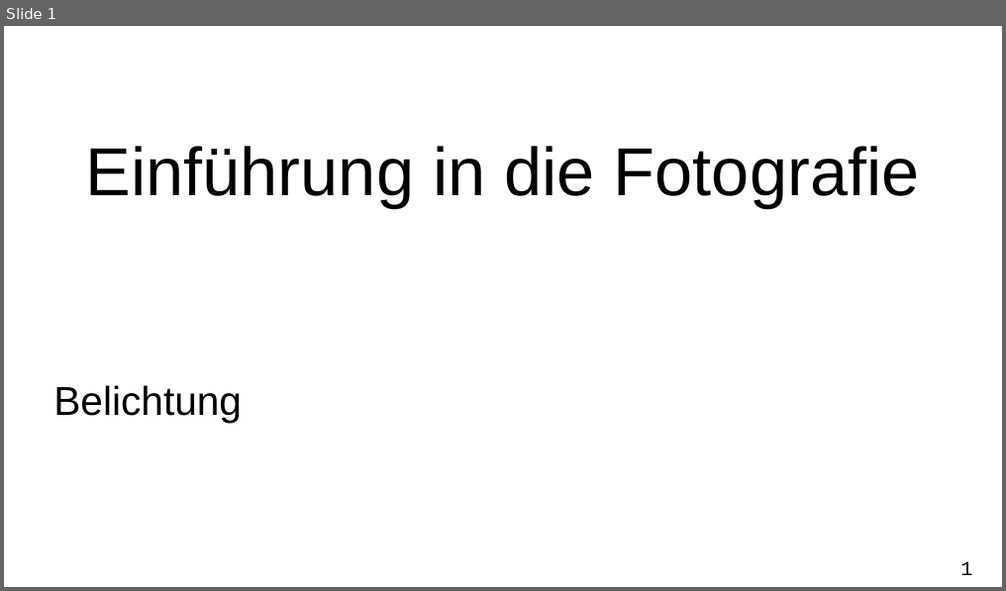
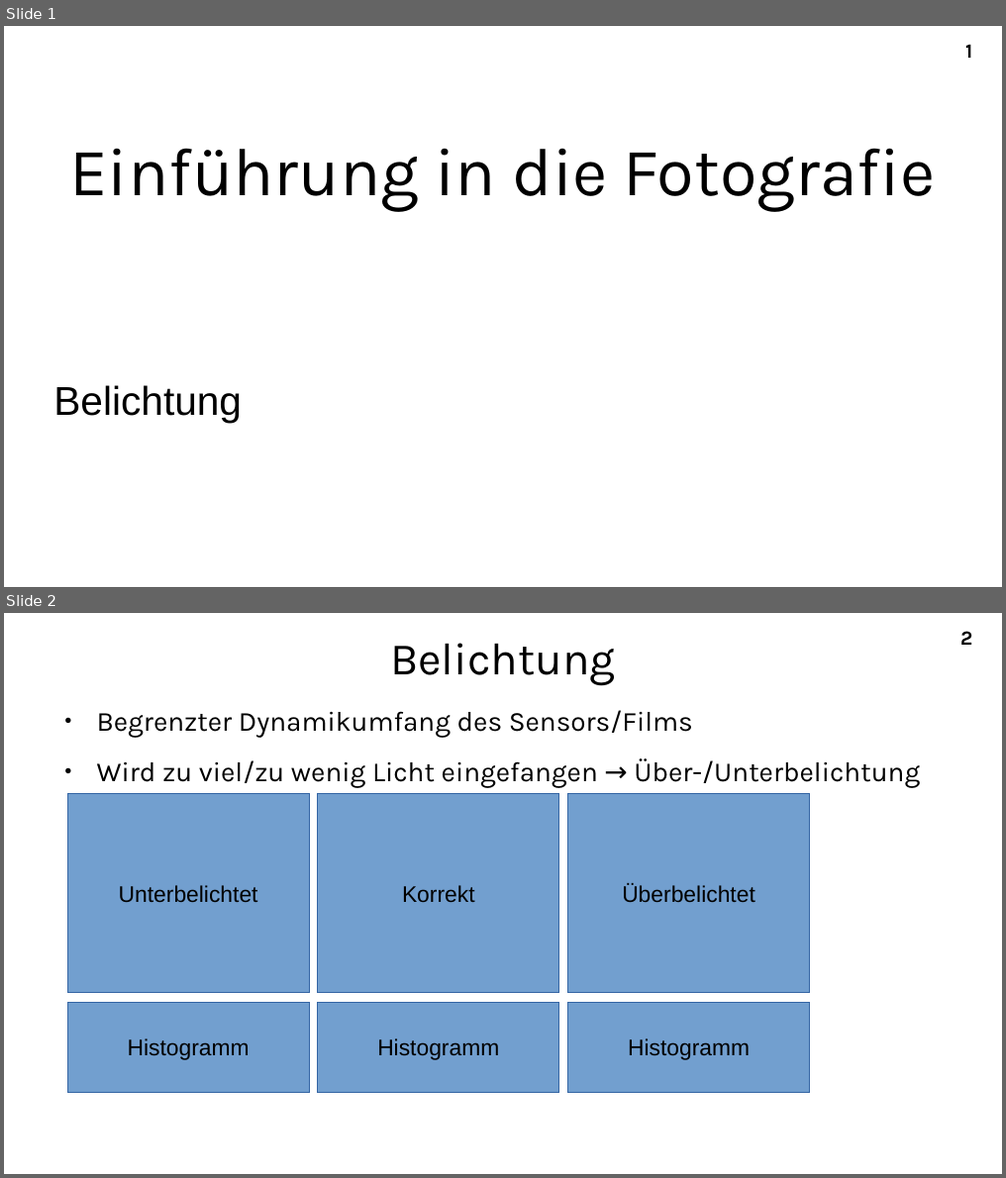
Before and after one commit to A-Schmid/PhotographyCourse, a slide deck: slides_de/exposure.odp. Shown one above the other, each under a label of ours: slide 1 before the commit, slides 1 and 2 after it. The pictures are 1006x591 and 1006x1178 pixels, drawn with LibreOffice and Linux fonts; fonts in the diff are those of the drawing. Boxes give left, top, right and bottom in pixels: in the first picture for what was removed or moved away, otherwise in the second. Text is boxed around its words. In the diff, an @@ line names an element or a change of style, - is before the commit and + after.

```diff
--- a/slides_de/exposure.odp
+++ b/slides_de/exposure.odp
@@ slide 2 added at bbox=[4, 613, 1002, 1174], background #FFFFFF; not listed: 1 template element that a slide beside it also shows @@
@@ title added at bbox=[390, 643, 616, 685], 36 pt, text #000000 @@
+Belichtung
@@ text added at bbox=[97, 710, 920, 788], 22 pt, text #000000 @@
+● Begrenzter Dynamikumfang des Sensors/Films
+● Wird zu viel/zu wenig Licht eingefangen → Über-/Unterbelichtung
@@ rectangle added at bbox=[67, 794, 309, 993], fill #729FCF, outline #3465A4 0 pt, 18 pt, text #000000 @@
+Unterbelichtet
@@ rectangle added at bbox=[317, 794, 559, 993], fill #729FCF, outline #3465A4 0 pt, 18 pt, text #000000 @@
+Korrekt
@@ rectangle added at bbox=[568, 794, 810, 993], fill #729FCF, outline #3465A4 0 pt, 18 pt, text #000000 @@
+Überbelichtet
@@ rectangle added at bbox=[67, 1002, 309, 1093], fill #729FCF, outline #3465A4 0 pt, 18 pt, text #000000 @@
+Histogramm
@@ rectangle added at bbox=[317, 1002, 559, 1093], fill #729FCF, outline #3465A4 0 pt, 18 pt, text #000000 @@
+Histogramm
@@ rectangle added at bbox=[568, 1002, 810, 1093], fill #729FCF, outline #3465A4 0 pt, 18 pt, text #000000 @@
+Histogramm
@@ slide 1 changed as well @@
@@ title "Einführung in die Fotografie" at bbox=[69, 148, 936, 212]: font Arial to Karla @@
@@ page number: place and size @@
-page number at bbox=[960, 562, 972, 575]
+page number at bbox=[965, 44, 972, 58]
@@ page number at bbox=[965, 44, 972, 58]: font Courier New to Karla, bold on @@
```
Also in this commit, not shown: 8 other slides added, 1 slide removed, 2 other files.
